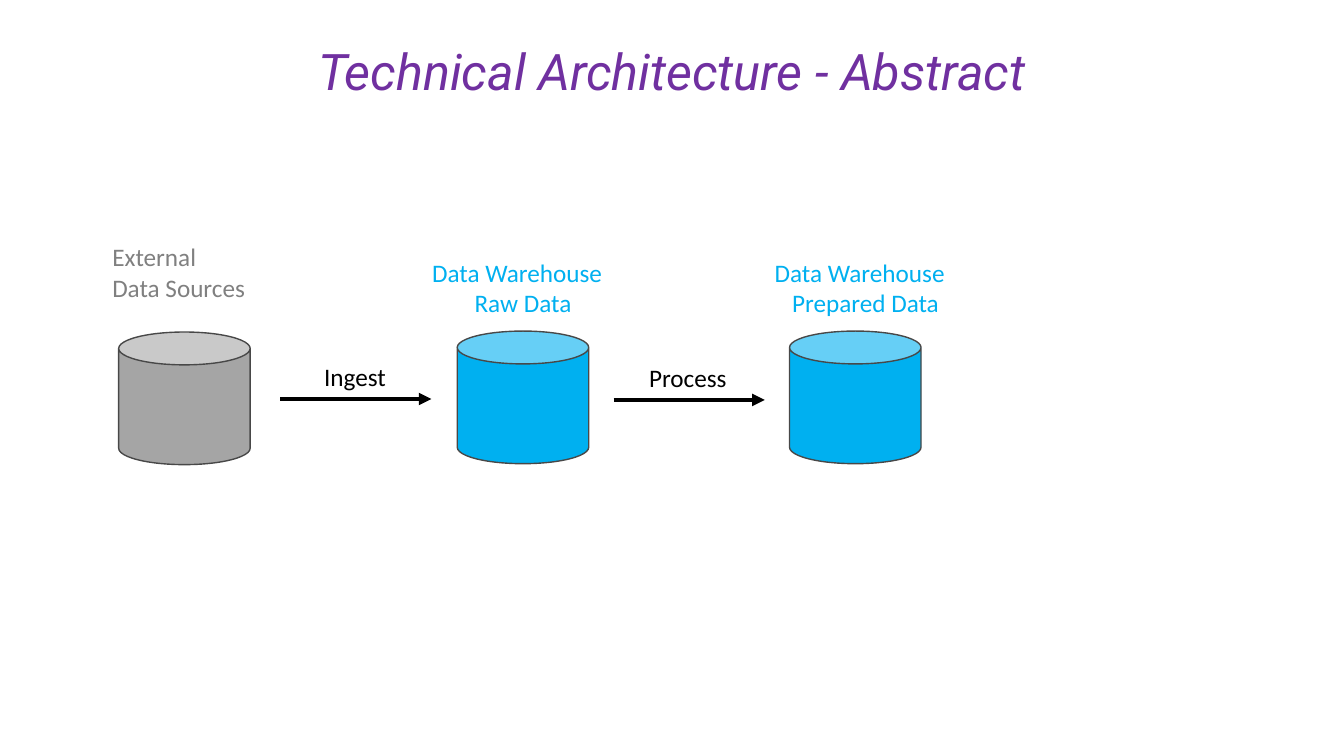
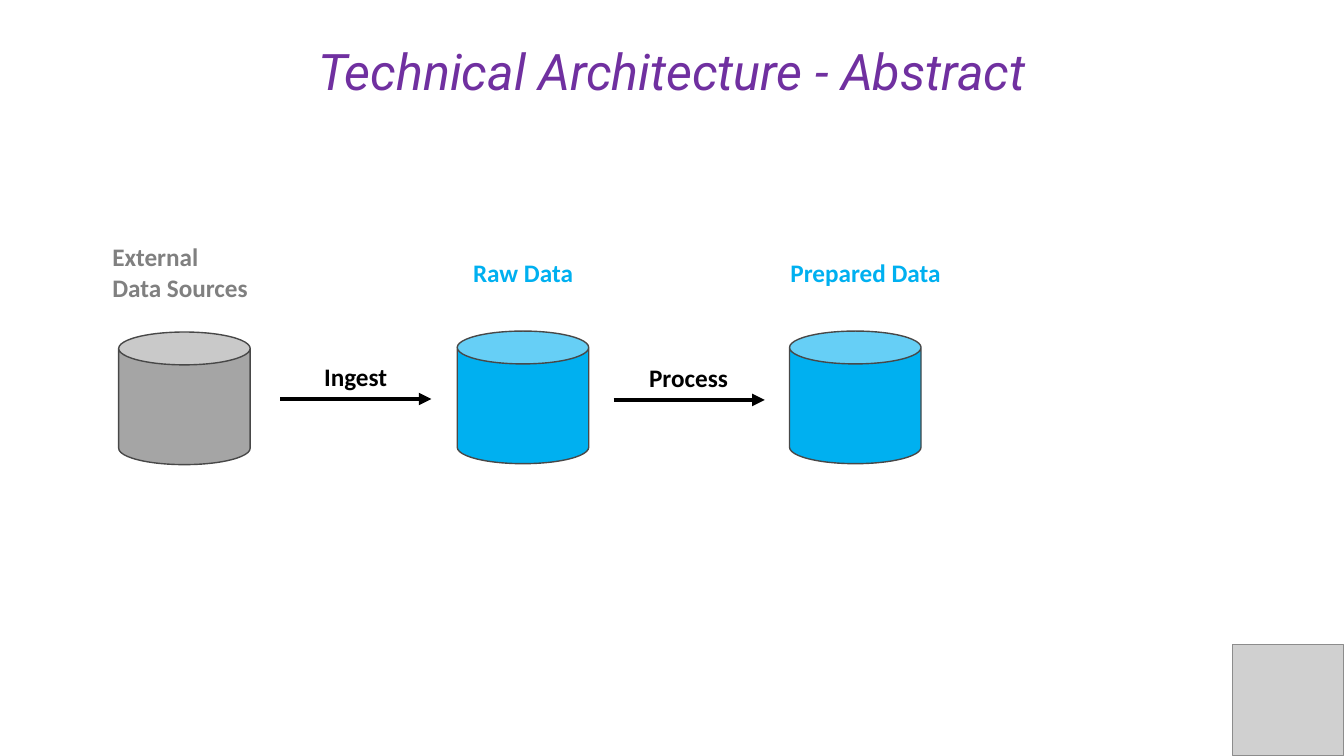
Before and after one commit to cesaramehri/Firn_CaseStudyTest, a slide deck: slide 4 of Case Study - Presentation.pptx. Drawn at 1344x756 pixels with LibreOffice and Linux fonts; fonts in the diff are those of the drawing; grey boxes stand for pictures. Boxes give left, top, right and bottom in pixels: in the first picture for what was removed or moved away, otherwise in the second. Text is boxed around its words. In the diff, an @@ line names an element or a change of style, - is before the commit and + after.

```diff
--- a/Case Study - Presentation.pptx
+++ b/Case Study - Presentation.pptx
@@ text at (x1=432, y1=264, x2=602, y2=283): paragraph removed @@
-Data Warehouse
@@ bold on in 5 elements at (x1=324, y1=369, x2=387, y2=391), (x1=112, y1=248, x2=248, y2=297), (x1=649, y1=370, x2=728, y2=388), (x1=473, y1=265, x2=573, y2=283), (x1=790, y1=264, x2=941, y2=286) @@
@@ text at (x1=775, y1=264, x2=945, y2=283): paragraph removed @@
-Data Warehouse
@@ picture added at (x1=1233, y1=645, x2=1344, y2=756) @@
```
Also in this commit, not shown: 8 other slides changed, 7 slides added, 5 other files.
